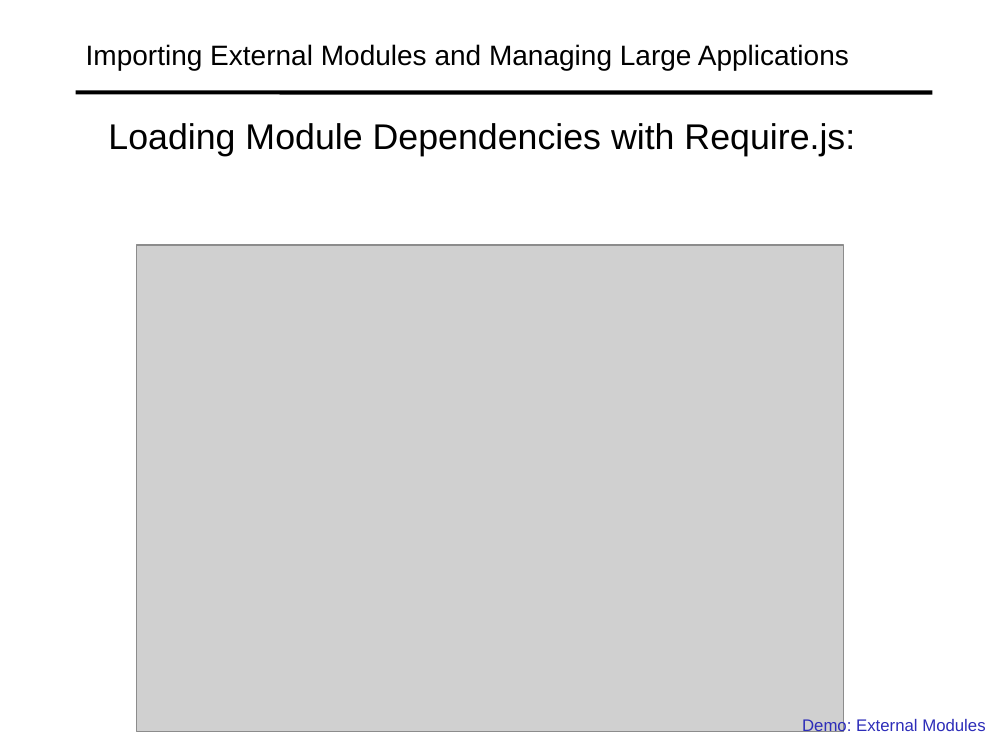
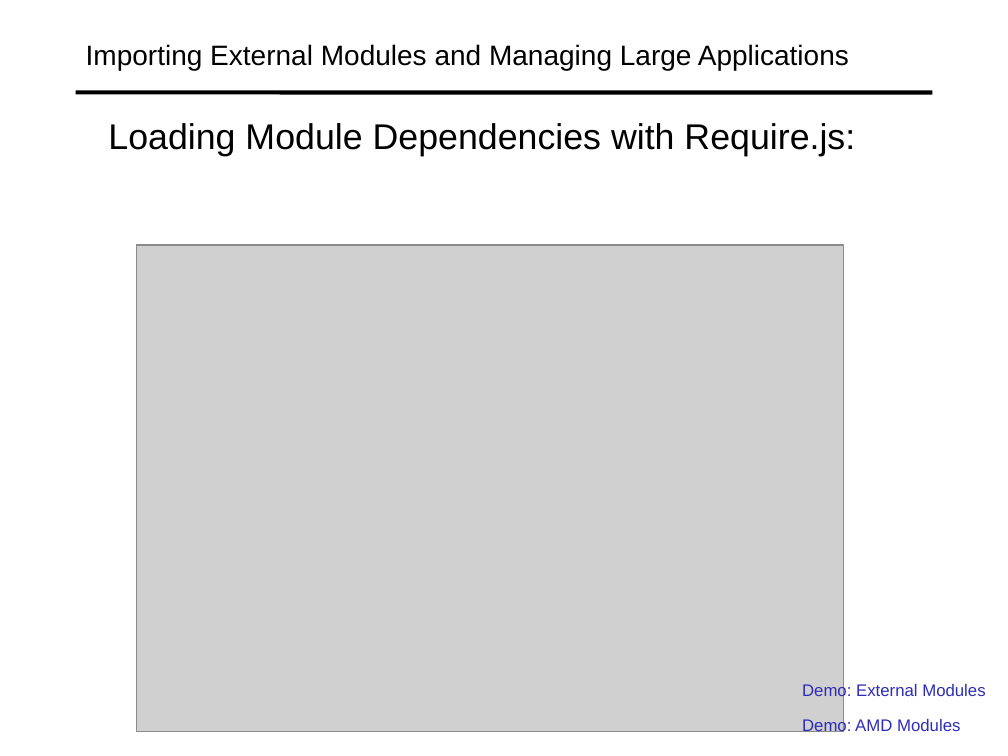
Before and after one commit to specter01wj/Jago_Link_Training, a slide deck: slide 16 of Angular/Angular7/TypeScript Fundamentals/4.Modules/L4_Modules.ppt. Drawn at 1008x756 pixels with LibreOffice and Linux fonts; fonts in the diff are those of the drawing; grey boxes stand for pictures. Boxes give left, top, right and bottom in pixels: in the first picture for what was removed or moved away, otherwise in the second. Text is boxed around its words. In the diff, an @@ line names an element or a change of style, - is before the commit and + after.

Commit message:
09/05/2019 v1

```diff
--- a/Angular/Angular7/TypeScript Fundamentals/4.Modules/L4_Modules.ppt
+++ b/Angular/Angular7/TypeScript Fundamentals/4.Modules/L4_Modules.ppt
@@ text "Demo: External Modules" moved from (x1=802, y1=717, x2=985, y2=735) to (x1=802, y1=683, x2=985, y2=701) @@
@@ text added at (x1=802, y1=717, x2=960, y2=735), 12 pt, text #2D2DB9 @@
+  Demo: AMD Modules
```
